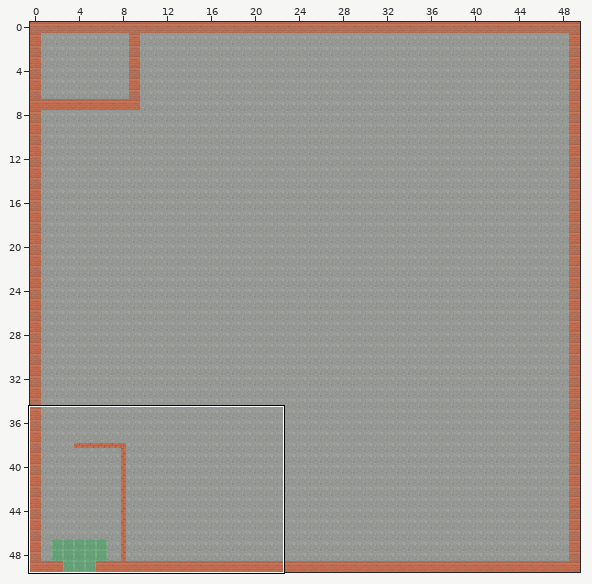
Two states of a Tiled map, PinkFerret/Media/Map/level1.tmx. Above: a wide view before the commit, with the close-up outlined.
Close-up. Before:
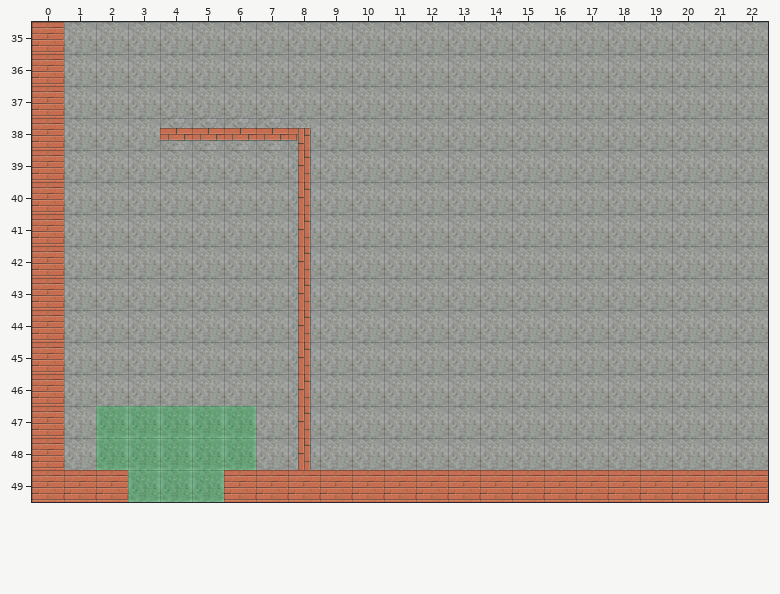
Cells are 64x64 px. Shown: x 0..22, y 35..49.
New version:
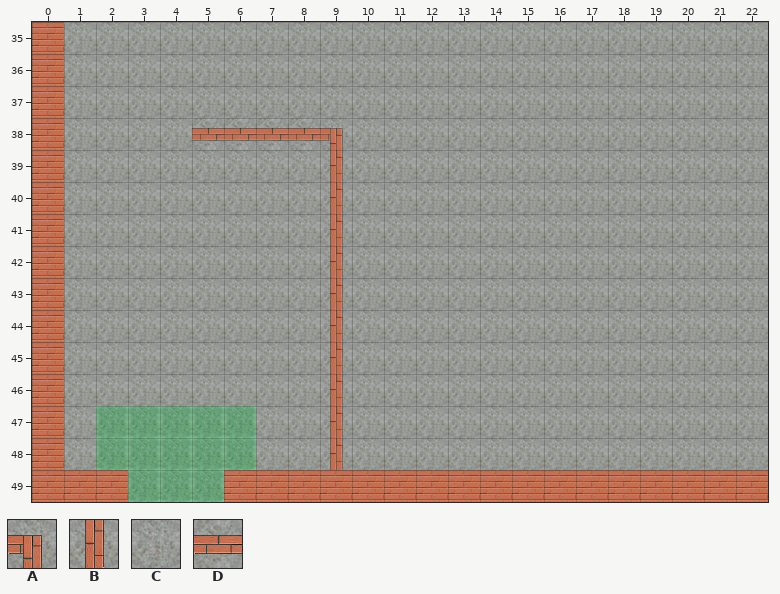
Key: from "map": A 1, B 3, C 4, D 6.
_ is an empty cell.
Changes in this commit:
Layer "level1":
Tile A replaces tile C in row 38 at x 9.
Tile B replaces tile C in rows 39 to 48 at x 9.
Tile C replaces tile B in rows 39 to 48 at x 8.
Tile C replaces tile D in row 38 at x 4.
Tile D replaces tile A in row 38 at x 8.
Boxes around the changes in both close-ups, in picture pixels (x1, y1, x2, y2):
changed: (160, 118, 192, 150)
changed: (288, 118, 343, 470)
